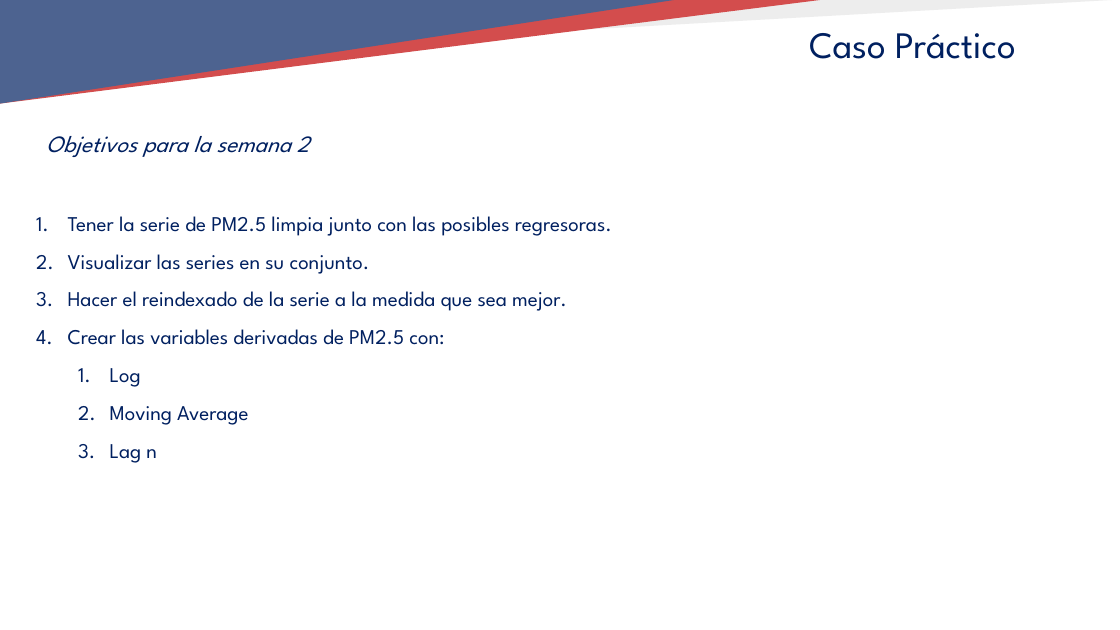
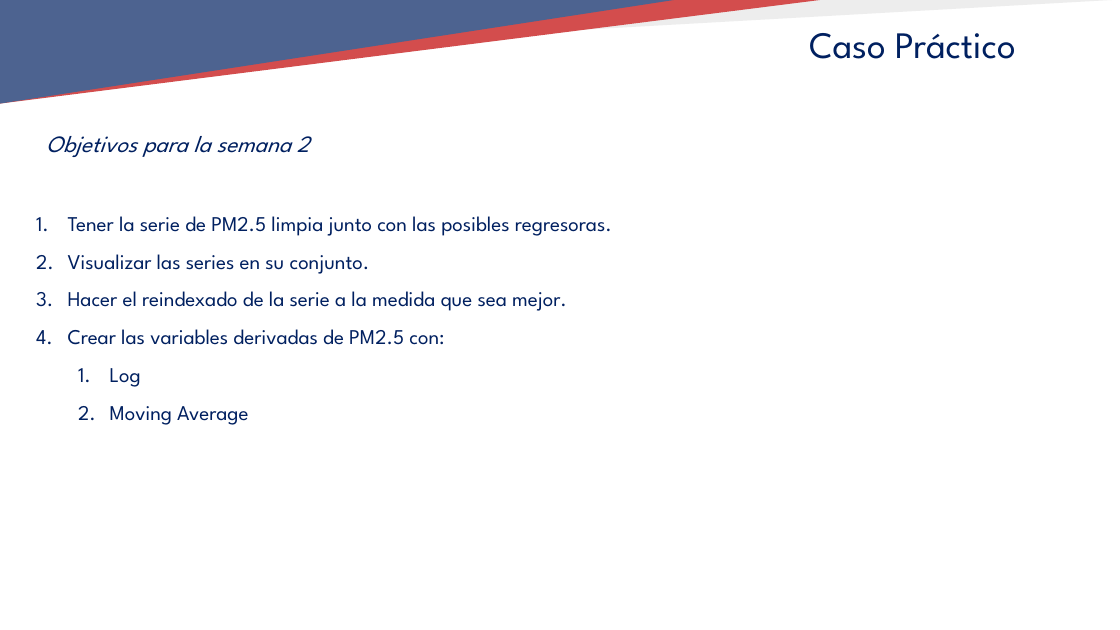
Before and after one commit to TeresaLS/timeseries_lab, a slide deck: slide 12 of 02_PREPARATION/02_PREPARACION_TSLAB.pptx (slide 5 before the commit). Drawn at 1120x630 pixels with LibreOffice and Linux fonts; fonts in the diff are those of the drawing; background and template pictures are left out. Boxes give left, top, right and bottom in pixels: in the first picture for what was removed or moved away, otherwise in the second. Text is boxed around its words. In the diff, an @@ line names an element or a change of style, - is before the commit and + after.

```diff
--- a/02_PREPARATION/02_PREPARACION_TSLAB.pptx
+++ b/02_PREPARATION/02_PREPARACION_TSLAB.pptx
@@ text at [110, 444, 157, 463]: paragraph removed @@
-  3. Lag n
```
Also in this commit, not shown: 3 other slides changed, 7 slides added.
